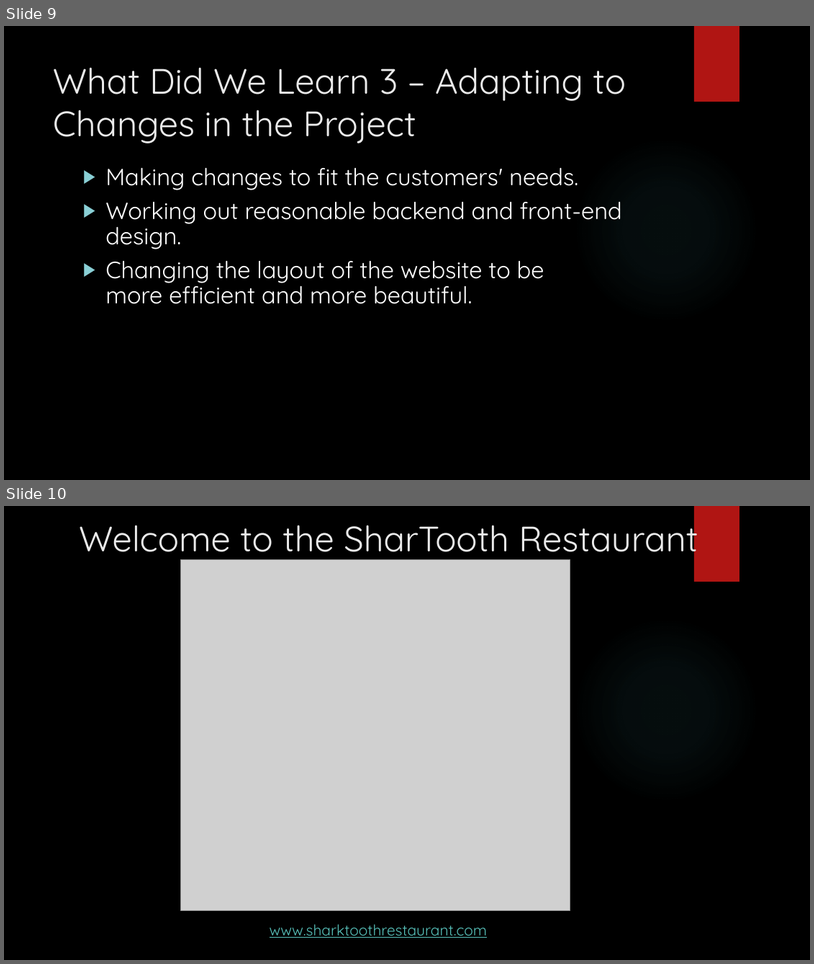
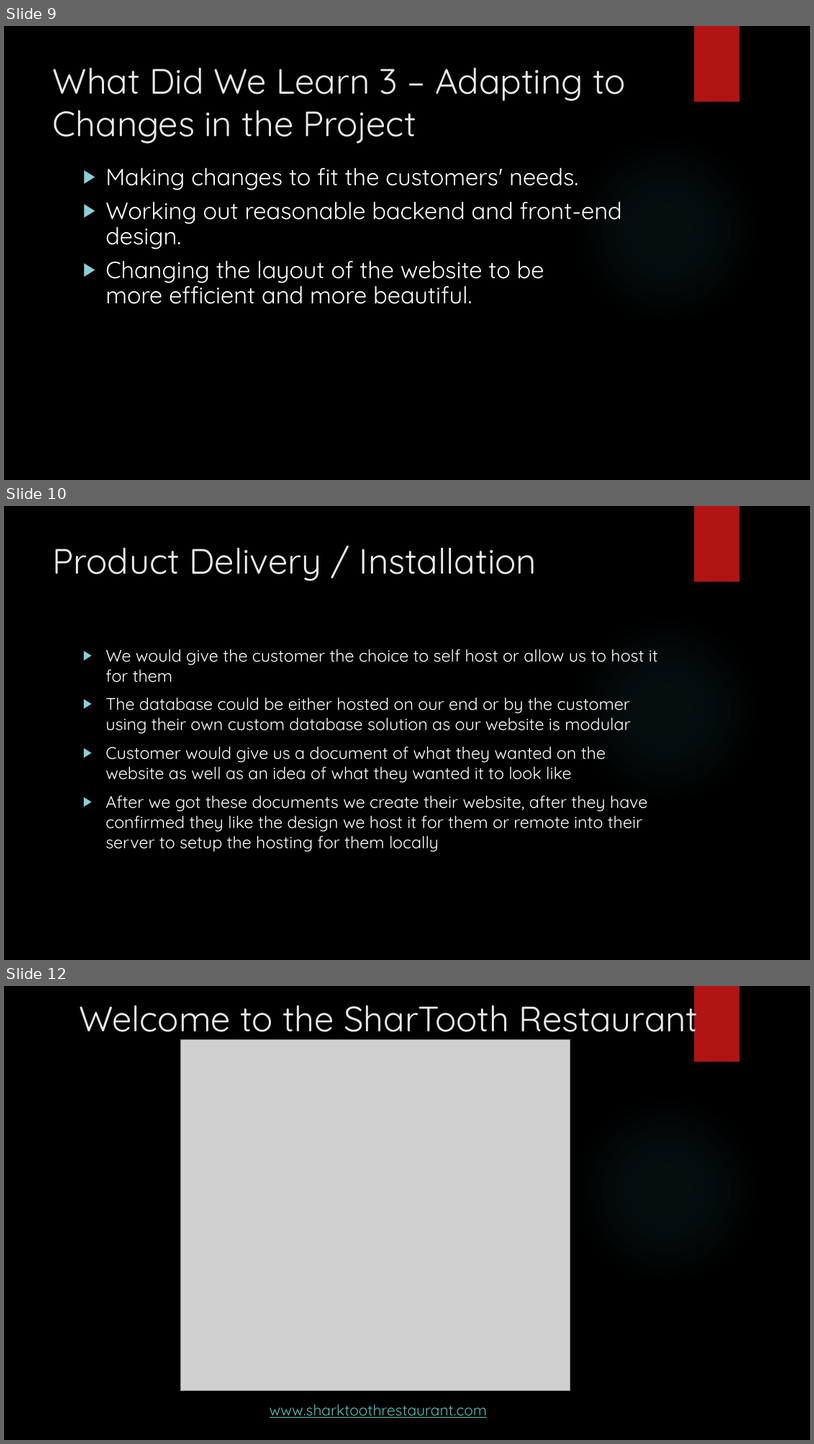
Before and after one commit to 814207579/491_SharkToothSoftware, a slide deck: Archive/CECS491A Presentation.pptx. Shown one above the other, each under a label of ours: slides 9 and 10 before the commit, slides 9, 10 and 12 after it; the slides between them are not shown. The pictures are 814x964 and 814x1444 pixels, drawn with LibreOffice and Linux fonts; fonts in the diff are those of the drawing; grey boxes stand for pictures; background and template pictures are left out. Boxes give left, top, right and bottom in pixels: in the first picture for what was removed or moved away, otherwise in the second. Text is boxed around its words. In the diff, an @@ line names an element or a change of style, - is before the commit and + after.

```diff
--- a/Archive/CECS491A Presentation.pptx
+++ b/Archive/CECS491A Presentation.pptx
@@ slide 10 added at <box>4,506,810,960</box>, background picture (left out); not listed: 2 template elements that a slide beside it also shows @@
@@ title added at <box>53,547,537,581</box>, 42 pt, text #EBEBEB @@
+Product Delivery / Installation
@@ text added at <box>106,649,658,852</box>, 20 pt, text #FFFFFF @@
+▶ We would give the customer the choice to self host or allow us to host it for them
+▶ The database could be either hosted on our end or by the customer using their own custom database solution as our website is modular
+▶ Customer would give us a document of what they wanted on the website as well as an idea of what they wanted it to look like
+▶ After we got these documents we create their website, after they have confirmed they like the design we host it for them or remote into their server to setup the hosting for them locally
@@ what was slide 10 is now slide 12 @@
```
Also in this commit, not shown: 1 other slide added, 2 other files.
